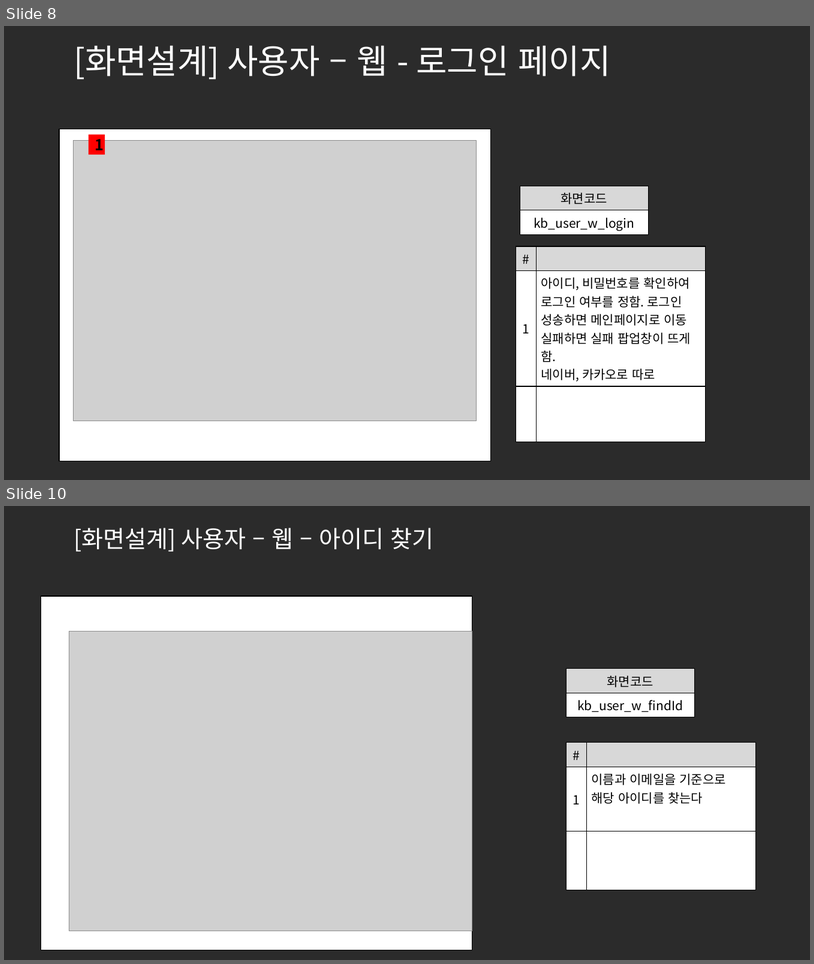
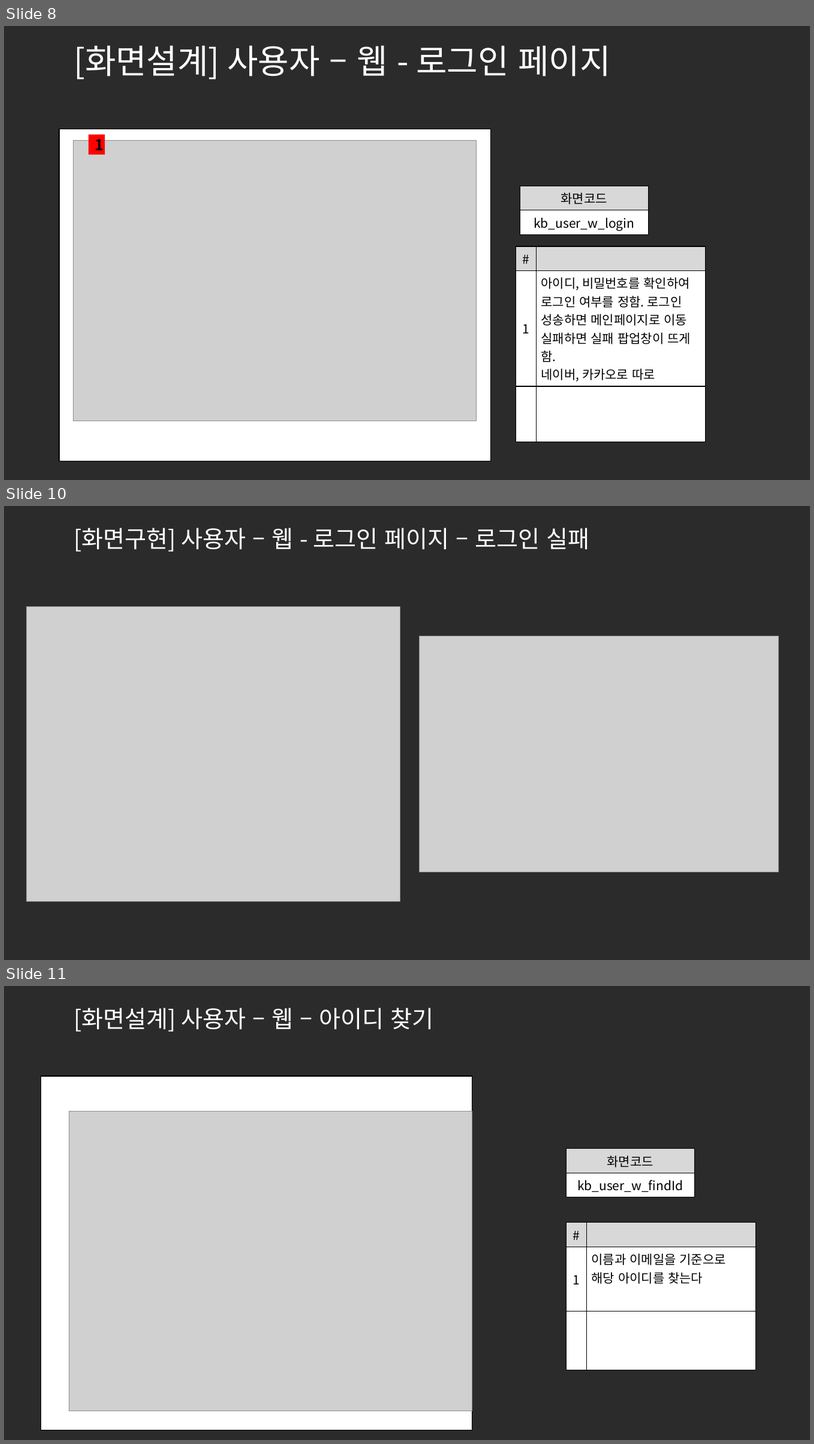
Before and after one commit to ezenteam2/e-Zone, a slide deck: 0 발표용 파워포인트/project05 - 파워포인트 종합 - 기범.pptx. Shown one above the other, each under a label of ours: slides 8 and 10 before the commit, slides 8, 10 and 11 after it; the slides between them are not shown. The pictures are 814x964 and 814x1444 pixels, drawn with LibreOffice and Linux fonts; fonts in the diff are those of the drawing; grey boxes stand for pictures; background and template pictures are left out; a plain dark background stands for a picture behind light text. Boxes give left, top, right and bottom in pixels: in the first picture for what was removed or moved away, otherwise in the second. Text is boxed around its words. In the diff, an @@ line names an element or a change of style, - is before the commit and + after.

```diff
--- a/0 발표용 파워포인트/project05 - 파워포인트 종합 - 기범.pptx
+++ b/0 발표용 파워포인트/project05 - 파워포인트 종합 - 기범.pptx
@@ slide 10 added at <box>4,506,810,960</box>, background picture (left out) @@
@@ title added at <box>74,528,590,552</box>, 28 pt, text #FFFFFF @@
+[화면구현] 사용자 – 웹 - 로그인 페이지 – 로그인 실패
@@ picture added at <box>26,606,400,901</box> @@
@@ picture added at <box>420,636,780,872</box> @@
@@ what was slide 10 is now slide 11 @@
```
Also in this commit, not shown: 6 slides changed, 6 other slides added, 1 other file.
